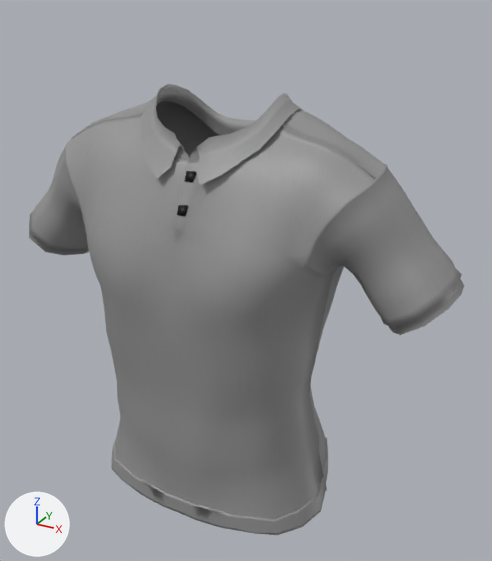
A saved change to the glTF model app/assets/humans/male/namuhekam_male_polo_shirt.glb.
Camera for both pictures: a camera (50 mm lens) standing at (0.482, -0.813, 1.626) and looking at (0.037, -0.006, 1.222). The axes (+X, +Y, +Z) are drawn at lower left. The lights are the same throughout. The older version comes first. Vertices at exactly the same position are counted once.

Objects in the first picture: 'part_namuhekam_male_polo_shirt'.
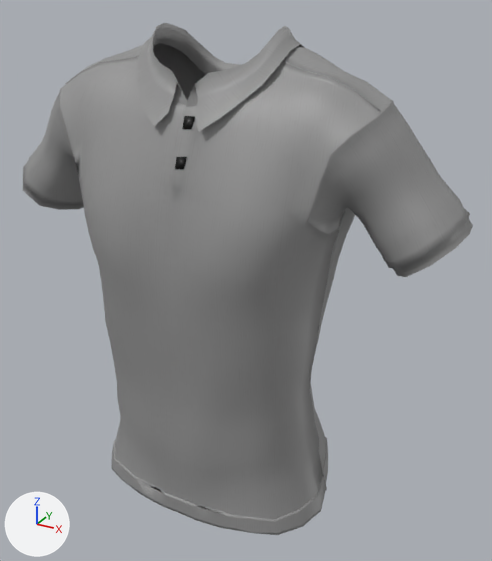
The newer file adds a shape key; the second version is drawn at full value of the shape key 'torso_long' of 'part_namuhekam_male_polo_shirt', and the change is written as the vertex moves it makes.

Changed parts and their boxes [x1, y1, x2, y2] in the pictures (492 x 561 px; the box of a moved part takes in the faces that stretch with it):
'part_namuhekam_male_polo_shirt', reshaped (13% taller)
    before: [29, 84, 464, 535]
    after: [23, 23, 473, 535]
part 1 of me_polo_t_shirt, moved or reshaped
    before: [177, 205, 188, 216]
    after: [175, 157, 187, 169]
part 2 of me_polo_t_shirt, moved or reshaped
    before: [184, 171, 196, 182]
    after: [182, 116, 195, 129]
part 3 of me_polo_t_shirt, moved or reshaped
    before: [29, 84, 464, 391]
    after: [23, 23, 473, 391]

The change, as a diff of the scene's bpy script:
```diff
--- a/app/assets/humans/male/namuhekam_male_polo_shirt.glb.py
+++ b/app/assets/humans/male/namuhekam_male_polo_shirt.glb.py
@@ me_polo_t_shirt @@
 # used by ob_part_namuhekam_male_polo_shirt; location = (0.0, 0.0, 0.0)
-me_polo_t_shirt.from_pydata(...)  # 2189 vertices, 4106 faces; spans x -0.347..0.347, y -0.161..0.114, z 0.881..1.494
+me_polo_t_shirt.from_pydata(...)  # 2189 vertices, 4106 faces; spans x -0.347..0.347, y -0.161..0.114, z 0.88..1.576
+# me_polo_t_shirt part 1: the loose piece of 8 vertices spanning x 0.003..0.017, y -0.128..-0.12, z 1.352..1.366 is scaled about its middle by (1, 1, 1.17), then moved by (0.0, 0.0, 0.061)
+# me_polo_t_shirt part 2: the loose piece of 8 vertices spanning x 0.004..0.018, y -0.109..-0.099, z 1.392..1.405 is scaled about its middle by (1, 1, 1.18), then moved by (0.0, 0.0, 0.068)
+# me_polo_t_shirt part 3: 1866 of 2189 vertices moved; they spanned x -0.347..0.347, y -0.161..0.11, z 0.886..1.494 and now span x -0.347..0.347, y -0.161..0.11, z 0.886..1.576; mean shift (0.0, 0.0, 0.053); largest move (0.198, -0.098, 1.364) -> (0.198, -0.098, 1.446)
+# other edits to the shape of me_polo_t_shirt do not show in these pictures
 me_polo_t_shirt.materials.append(mat_human_namuhekam_male_polo_shirt)
```
